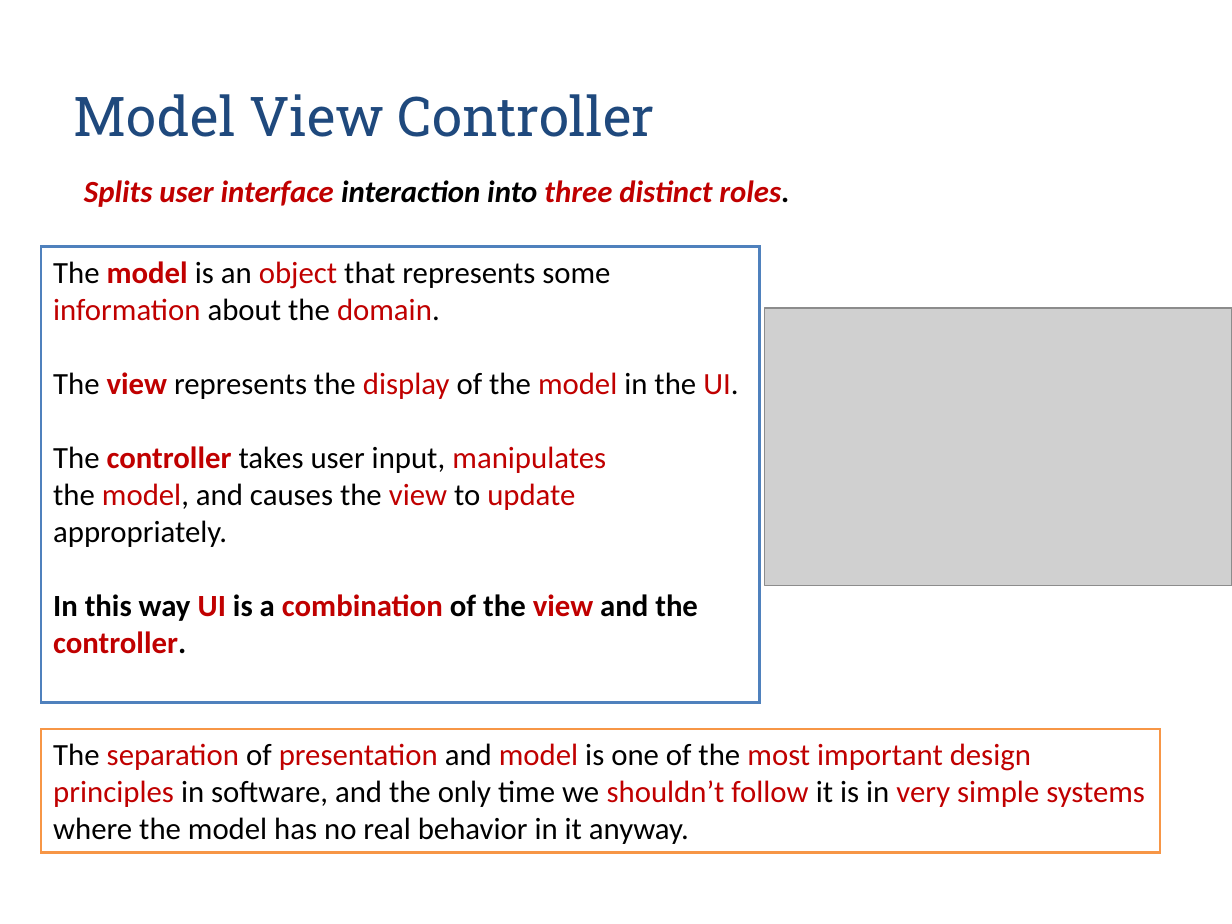
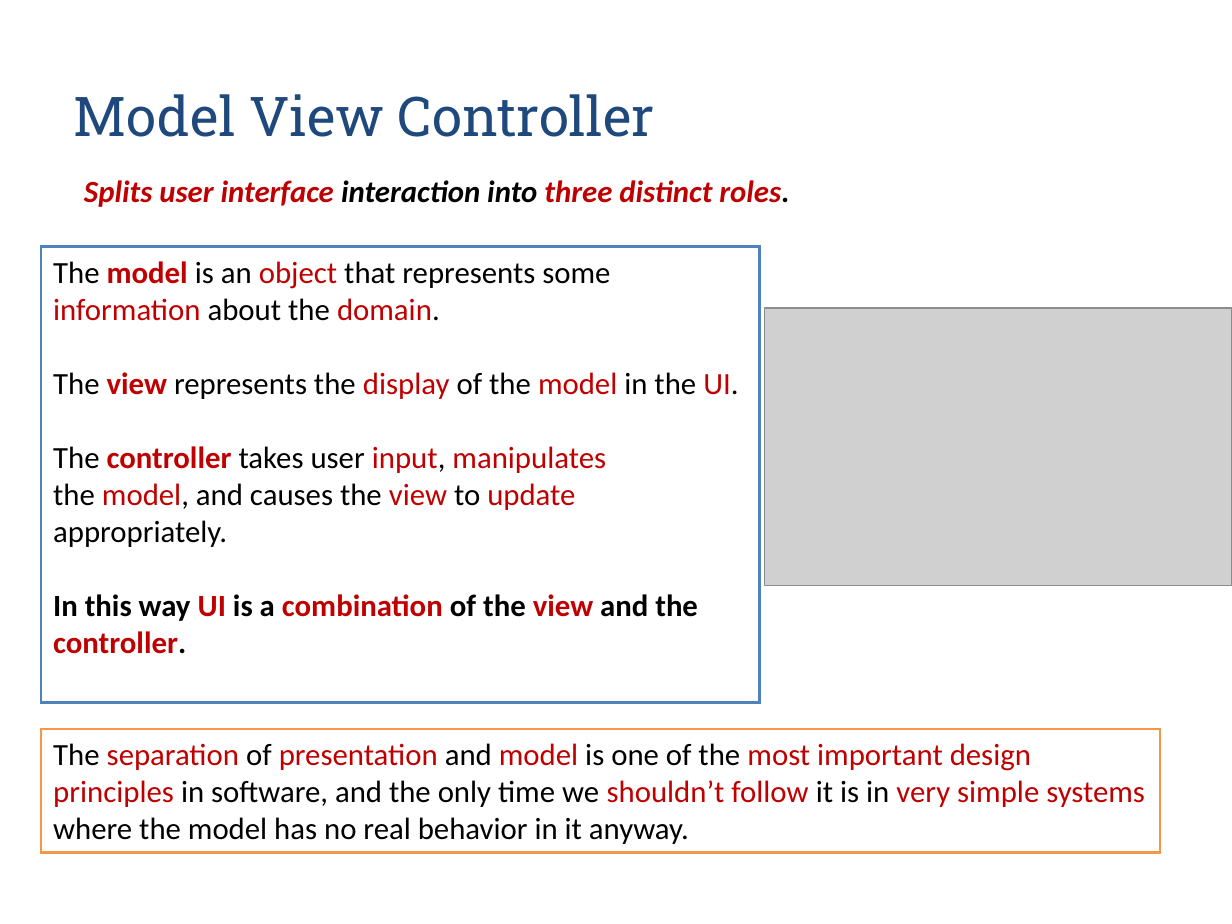
Before and after one commit to zarras/myy803-slides, a slide deck: slide 31 of A4-SoftEng-EAA-Patterns.ppt. Drawn at 1232x924 pixels with LibreOffice and Linux fonts; fonts in the diff are those of the drawing; grey boxes stand for pictures. Boxes give left, top, right and bottom in pixels: in the first picture for what was removed or moved away, otherwise in the second. Text is boxed around its words. In the diff, an @@ line names an element or a change of style, - is before the commit and + after.

Commit message:
Updates in design slides

```diff
--- a/A4-SoftEng-EAA-Patterns.ppt
+++ b/A4-SoftEng-EAA-Patterns.ppt
@@ text in rectangle at (x1=53, y1=446, x2=606, y2=473): text colour #000000 to #C00000 in "input," @@
```
Also in this commit, not shown: 3 other files.
